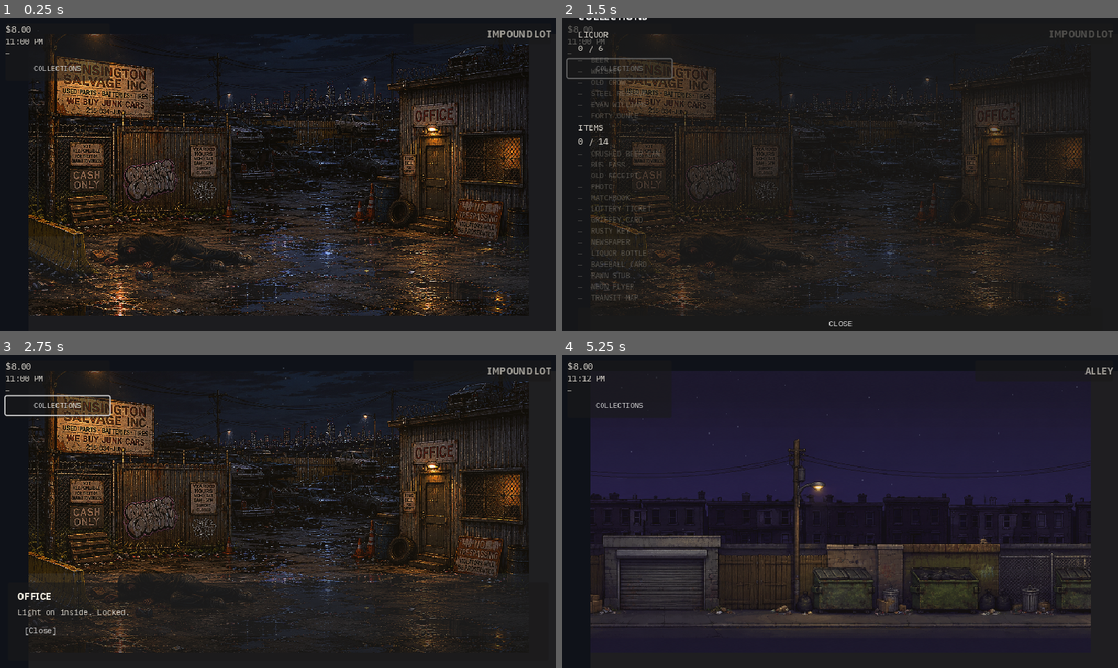
Above: before the commit, frames 1-4 (two rows, left to right).
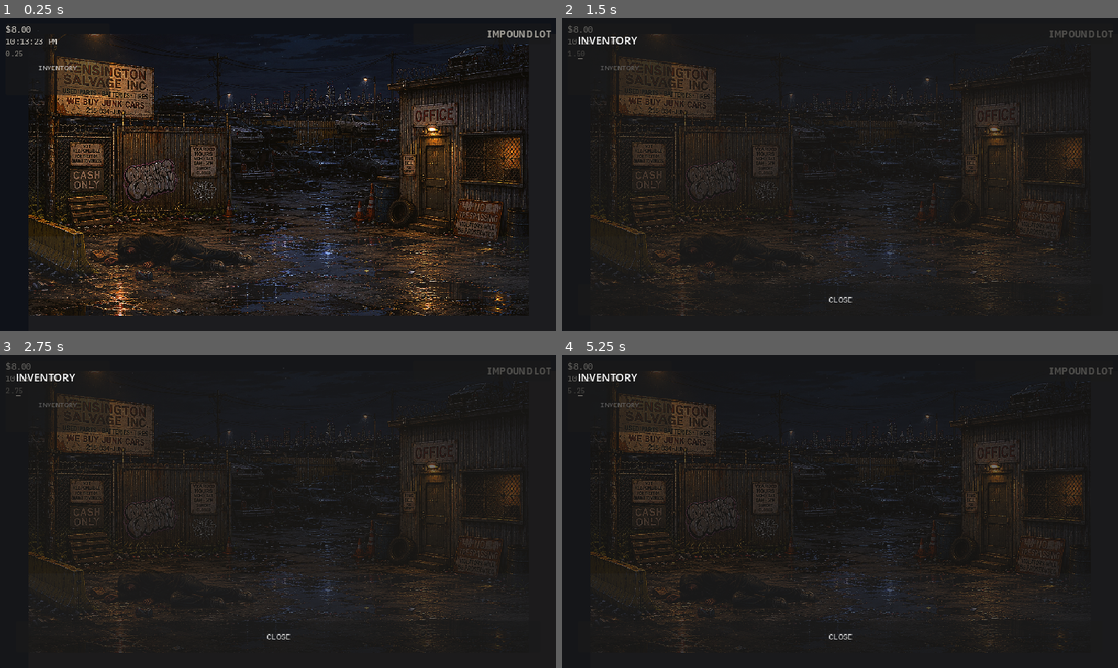
Above: after the commit, the same moments.

Repository: sneakycar/DOOMDANCE
Game: Godot game, scene res://scenes/game/main.tscn
Two runs of this game, one before a commit and one after it. Both use one fixed random seed, a clock stepped at 60 frames per second and the inputs below.
Inputs (mouse positions are in pixels of both pictures, inside the frame that each line leads up to):
- Up to frame 1 (0.25 s): no input
- Up to frame 2 (1.5 s): click (617, 68) at 0.5 s, where only the run after the commit has a clickable "INVENTORY"; click (617, 68) at 1.25 s, where only the run before the commit has a clickable "COLLECTIONS"
- Up to frame 3 (2.75 s): tap Enter at 2 s; move the mouse to (400, 495) at 2.02 s; hold D (move_right) from 2.03 s (still down); hold E (interact) from 2.03 s (still down); click (400, 495) at 2.17 s
- Up to frame 4 (5.25 s): move the mouse to (728, 527) at 2.77 s; release E (interact) at 2.78 s; tap E (interact) at 2.85, 5.1 s; click (728, 527) at 2.92 s; release D (move_right) at 3.5 s; click (600, 630) at 3.5 s, where only the run before the commit has a clickable "[Leave]"; move the mouse to (895, 442) at 4.27 s; hold A (move_left) 4.28-5.03 s; hold E (interact) 4.28-5.03 s; click (895, 442) at 4.42 s; tap Space at 5 s; move the mouse to (812, 574) at 5.02 s; hold D (move_right) from 5.03 s (still down); click (812, 574) at 5.17 s

The runs differ from the first frame. In frame 1, 0.5% of the frame differs, in the area x 1-20%, y 6-25%; in frame 2, 2.3%; in frame 3, 11%; in frame 4, 35%, in the area x 1-100%, y 2-96%.
Error in both runs: Cannot call method 'add_theme_font_override' on a null value. (res://scripts/game/doom_typography.gd:32)

Commit message:
feat: simplify HUD — live time, XP, inventory/collections panels
Collections only appear when you own something; inventory opens on
button press. Time shows real local clock; XP ticks in hundredths.

Co-authored-by: Cursor <cursoragent@cursor.com>

Diff:
--- a/scenes/game/collections_panel.tscn
+++ b/scenes/game/collections_panel.tscn
@@ -36,4 +36,5 @@
 [node name="CloseButton" type="Button" parent="Margin/VBox"]
 unique_name_in_owner = true
 layout_mode = 2
+focus_mode = 0
 text = "CLOSE"
--- /dev/null
+++ b/scenes/game/inventory_panel.tscn
@@ -0,0 +1,40 @@
+[gd_scene load_steps=2 format=3 uid="uid://cphillyinventory01"]
+
+[ext_resource type="Script" path="res://scripts/game/inventory_panel.gd" id="1"]
+
+[node name="InventoryPanel" type="PanelContainer"]
+anchors_preset = 15
+anchor_right = 1.0
+anchor_bottom = 1.0
+grow_horizontal = 2
+grow_vertical = 2
+mouse_filter = 0
+script = ExtResource("1")
+
+[node name="Margin" type="MarginContainer" parent="."]
+layout_mode = 2
+theme_override_constants/margin_left = 24
+theme_override_constants/margin_top = 24
+theme_override_constants/margin_right = 24
+theme_override_constants/margin_bottom = 24
+
+[node name="VBox" type="VBoxContainer" parent="Margin"]
+layout_mode = 2
+theme_override_constants/separation = 8
+
+[node name="Title" type="Label" parent="Margin/VBox"]
+layout_mode = 2
+theme_override_font_sizes/font_size = 16
+text = "INVENTORY"
+
+[node name="ItemList" type="VBoxContainer" parent="Margin/VBox"]
+unique_name_in_owner = true
+layout_mode = 2
+size_flags_vertical = 3
+theme_override_constants/separation = 2
+
+[node name="CloseButton" type="Button" parent="Margin/VBox"]
+unique_name_in_owner = true
+layout_mode = 2
+focus_mode = 0
+text = "CLOSE"
--- a/scenes/game/main.tscn
+++ b/scenes/game/main.tscn
@@ -1,8 +1,9 @@
-[gd_scene load_steps=4 format=3 uid="uid://cphillymaingame01"]
+[gd_scene load_steps=5 format=3 uid="uid://cphillymaingame01"]
 
 [ext_resource type="Script" path="res://scripts/game/game_main.gd" id="1"]
 [ext_resource type="PackedScene" uid="uid://cphillycollections01" path="res://scenes/game/collections_panel.tscn" id="2"]
 [ext_resource type="PackedScene" uid="uid://cphillyobservation01" path="res://scenes/game/observation_panel.tscn" id="3"]
+[ext_resource type="PackedScene" uid="uid://cphillyinventory01" path="res://scenes/game/inventory_panel.tscn" id="4"]
 
 [node name="Main" type="Control"]
 layout_mode = 3
@@ -63,7 +64,7 @@
 offset_left = 8.0
 offset_top = 8.0
 offset_right = 168.0
-offset_bottom = 96.0
+offset_bottom = 118.0
 
 [node name="VBox" type="VBoxContainer" parent="HUD/HudPanel"]
 layout_mode = 2
@@ -81,17 +82,27 @@
 theme_override_font_sizes/font_size = 12
 text = "11:00 PM"
 
-[node name="InventoryLabel" type="Label" parent="HUD/HudPanel/VBox"]
+[node name="XpLabel" type="Label" parent="HUD/HudPanel/VBox"]
 unique_name_in_owner = true
 layout_mode = 2
 theme_override_font_sizes/font_size = 11
-text = "—"
-autowrap_mode = 0
+text = "0.00"
+
+[node name="InventoryButton" type="Button" parent="HUD/HudPanel/VBox"]
+unique_name_in_owner = true
+custom_minimum_size = Vector2(0, 24)
+layout_mode = 2
+focus_mode = 0
+theme_override_font_sizes/font_size = 11
+flat = true
+text = "INVENTORY"
 
 [node name="CollectionsButton" type="Button" parent="HUD/HudPanel/VBox"]
 unique_name_in_owner = true
-custom_minimum_size = Vector2(0, 28)
+visible = false
+custom_minimum_size = Vector2(0, 24)
 layout_mode = 2
+focus_mode = 0
 theme_override_font_sizes/font_size = 11
 flat = true
 text = "COLLECTIONS"
@@ -120,3 +131,6 @@
 
 [node name="CollectionsPanel" parent="HUD" instance=ExtResource("2")]
 unique_name_in_owner = true
+
+[node name="InventoryPanel" parent="HUD" instance=ExtResource("4")]
+unique_name_in_owner = true
--- a/scripts/game/collections_panel.gd
+++ b/scripts/game/collections_panel.gd
@@ -7,13 +7,19 @@
 func _ready() -> void:
 	visible = false
 	%CloseButton.custom_minimum_size = Vector2(120, 48)
+	%CloseButton.focus_mode = Control.FOCUS_NONE
 	DoomTypography.stamp_signage(%Title, 16)
 	DoomTypography.stamp_mono(%CloseButton, 12)
 	%Title.text = CopyData.lookup("hud/collections_title", "COLLECTIONS")
 	GameState.collections_changed.connect(_refresh)
 	%CloseButton.pressed.connect(_on_close)
 
+func has_any() -> bool:
+	return not GameState.discovered_collectibles.is_empty()
+
 func toggle() -> void:
+	if not has_any():
+		return
 	visible = not visible
 	if visible:
 		_refresh()
@@ -21,23 +27,28 @@
 func _refresh() -> void:
 	for child in _list.get_children():
 		child.queue_free()
-	var summary := GameState.collections_summary()
+	var any := false
 	for cat in ["liquor", "items"]:
-		var row: Dictionary = summary.get(cat, {})
-		var lbl := Label.new()
-		var cat_label := str(row.get("label", cat)).to_upper()
-		lbl.text = "%s\n%d / %d" % [cat_label, row.get("found", 0), row.get("total", 0)]
-		DoomTypography.stamp_mono(lbl, 13)
-		_list.add_child(lbl)
+		var owned: Array = []
 		for entry in CollectibleData.all_in_category(cat):
 			var id: String = entry.get("id", "")
-			var name: String = entry.get("name", id)
+			if id in GameState.discovered_collectibles:
+				owned.append(entry)
+		if owned.is_empty():
+			continue
+		any = true
+		var header := Label.new()
+		header.text = CollectibleData.category_label(cat).to_upper()
+		DoomTypography.stamp_mono(header, 13)
+		_list.add_child(header)
+		for entry in owned:
+			var name: String = entry.get("name", entry.get("id", ""))
 			var item_lbl := Label.new()
-			var mark := "X" if id in GameState.discovered_collectibles else "—"
-			item_lbl.text = "%s  %s" % [mark, DoomTypography.format_item_label(name)]
-			DoomTypography.stamp_mono(item_lbl, 11, id not in GameState.discovered_collectibles)
-			item_lbl.modulate = Color(1, 1, 1, 0.9 if id in GameState.discovered_collectibles else 0.45)
+			item_lbl.text = DoomTypography.format_item_label(name)
+			DoomTypography.stamp_mono(item_lbl, 11)
 			_list.add_child(item_lbl)
+	if not any:
+		visible = false
 
 func _on_close() -> void:
 	visible = false
--- a/scripts/game/game_main.gd
+++ b/scripts/game/game_main.gd
@@ -4,6 +4,7 @@
 @onready var _fade: ColorRect = %Fade
 @onready var _message_label: Label = %MessageLabel
 @onready var _collections: PanelContainer = %CollectionsPanel
+@onready var _inventory: PanelContainer = %InventoryPanel
 @onready var _observation: PanelContainer = %ObservationPanel
 @onready var _location_label: Label = %LocationLabel
 
@@ -12,6 +13,7 @@
 var _current_screen: LocationScreen
 var _current_id: String = ""
 var _fade_busy := false
+var _xp: float = 0.0
 
 func _ready() -> void:
 	_fade.color = Color(0, 0, 0, 1)
@@ -19,14 +21,21 @@
 	_apply_corner_ui()
 	_apply_hud_typography()
 	GameState.money_changed.connect(_on_hud_refresh)
-	GameState.time_changed.connect(_on_hud_refresh)
 	GameState.inventory_changed.connect(_on_hud_refresh)
+	GameState.collections_changed.connect(_on_collections_changed)
 	GameState.message_requested.connect(_show_message)
 	GameState.panhandle_changed.connect(_on_panhandle_changed)
-	%CollectionsButton.pressed.connect(func() -> void: _collections.toggle())
+	%InventoryButton.pressed.connect(_on_inventory_pressed)
+	%CollectionsButton.pressed.connect(_on_collections_pressed)
 	_observation.action_confirmed.connect(_execute_hotspot)
 	_on_hud_refresh()
+	_on_collections_changed()
+	_refresh_live_hud()
 	_go_to_screen("impound_lot", true)
+
+func _process(delta: float) -> void:
+	_xp += delta
+	_refresh_live_hud()
 
 func _apply_corner_ui() -> void:
 	var panel_style := StyleBoxFlat.new()
@@ -41,24 +50,54 @@
 	location_style.bg_color = Color(0, 0, 0, 0.6)
 	%LocationBadge.add_theme_stylebox_override("panel", location_style)
 	_observation.add_theme_stylebox_override("panel", panel_style.duplicate())
+	var overlay_style := panel_style.duplicate()
+	overlay_style.bg_color = Color(0, 0, 0, 0.72)
+	_collections.add_theme_stylebox_override("panel", overlay_style)
+	_inventory.add_theme_stylebox_override("panel", overlay_style)
 
 func _apply_hud_typography() -> void:
 	DoomTypography.stamp_mono(%TimeLabel, 12)
+	DoomTypography.stamp_mono(%XpLabel, 11, true)
 	DoomTypography.stamp_mono(%MoneyLabel, 13)
-	DoomTypography.stamp_mono(%InventoryLabel, 10)
 	DoomTypography.stamp_observation(%MessageLabel, 12)
 	DoomTypography.stamp_signage(_location_label, 16)
 	var signage := DoomTypography.COLOR_SIGNAGE
 	_location_label.add_theme_color_override("font_color", Color(signage.r, signage.g, signage.b, 0.6))
 	_location_label.horizontal_alignment = HORIZONTAL_ALIGNMENT_RIGHT
-	%InventoryLabel.vertical_alignment = VERTICAL_ALIGNMENT_TOP
-	%CollectionsButton.add_theme_font_override("font", DoomTypography.mono)
-	%CollectionsButton.add_theme_font_size_override("font_size", 11)
+	_style_hud_button(%InventoryButton)
+	_style_hud_button(%CollectionsButton)
+
+func _style_hud_button(btn: Button) -> void:
+	btn.add_theme_font_override("font", DoomTypography.mono)
+	btn.add_theme_font_size_override("font_size", 11)
+
+func _refresh_live_hud() -> void:
+	var now := Time.get_datetime_dict_from_system()
+	var h: int = int(now.hour)
+	var m: int = int(now.minute)
+	var s: int = int(now.second)
+	var suffix := "AM" if h < 12 else "PM"
+	var h12: int = h % 12
+	if h12 == 0:
+		h12 = 12
+	%TimeLabel.text = "%02d:%02d:%02d %s" % [h12, m, s, suffix]
+	%XpLabel.text = "%.2f" % _xp
 
 func _on_hud_refresh(_value = null) -> void:
 	%MoneyLabel.text = GameState.money_display()
-	%TimeLabel.text = GameState.time_display()
-	%InventoryLabel.text = GameState.inventory_display()
+
+func _on_collections_changed(_value = null) -> void:
+	%CollectionsButton.visible = _collections.has_method("has_any") and _collections.has_any()
+
+func _on_inventory_pressed() -> void:
+	_inventory.toggle()
+	if _collections.visible:
+		_collections.visible = false
+
+func _on_collections_pressed() -> void:
+	_collections.toggle()
+	if _inventory.visible:
+		_inventory.visible = false
 
 func _on_panhandle_changed() -> void:
 	if _current_id == "alley" and _current_screen:
@@ -75,6 +114,8 @@
 	if _fade_busy and not instant:
 		return
 	_observation.hide_panel()
+	_inventory.visible = false
+	_collections.visible = false
 	_fade_busy = true
 	_fade.mouse_filter = Control.MOUSE_FILTER_STOP
 
@@ -106,7 +147,6 @@
 		_current_screen = null
 	_current_id = screen_id
 	GameState.mark_screen_visited(screen_id)
-	var data := ScreenData.get_screen(screen_id)
 	_location_label.text = DoomTypography.header_for_screen(screen_id)
 	var screen: LocationScreen = LocationScreenScene.instantiate()
 	screen.set_anchors_preset(Control.PRESET_FULL_RECT)
--- /dev/null
+++ b/scripts/game/inventory_panel.gd
@@ -0,0 +1,38 @@
+extends PanelContainer
+
+signal closed()
+
+@onready var _list: VBoxContainer = %ItemList
+
+func _ready() -> void:
+	visible = false
+	%CloseButton.custom_minimum_size = Vector2(120, 48)
+	DoomTypography.stamp_signage(%Title, 16)
+	DoomTypography.stamp_mono(%CloseButton, 12)
+	%Title.text = "INVENTORY"
+	GameState.inventory_changed.connect(_refresh)
+	%CloseButton.pressed.connect(_on_close)
+
+func toggle() -> void:
+	visible = not visible
+	if visible:
+		_refresh()
+
+func _refresh() -> void:
+	for child in _list.get_children():
+		child.queue_free()
+	if GameState.inventory.is_empty():
+		var empty := Label.new()
+		empty.text = "—"
+		DoomTypography.stamp_mono(empty, 12, true)
+		_list.add_child(empty)
+		return
+	for item in GameState.inventory:
+		var lbl := Label.new()
+		lbl.text = DoomTypography.format_item_label(str(item))
+		DoomTypography.stamp_mono(lbl, 12)
+		_list.add_child(lbl)
+
+func _on_close() -> void:
+	visible = false
+	closed.emit()
Not shown, changed: public/index.html
Not shown, changed: public/index.pck
